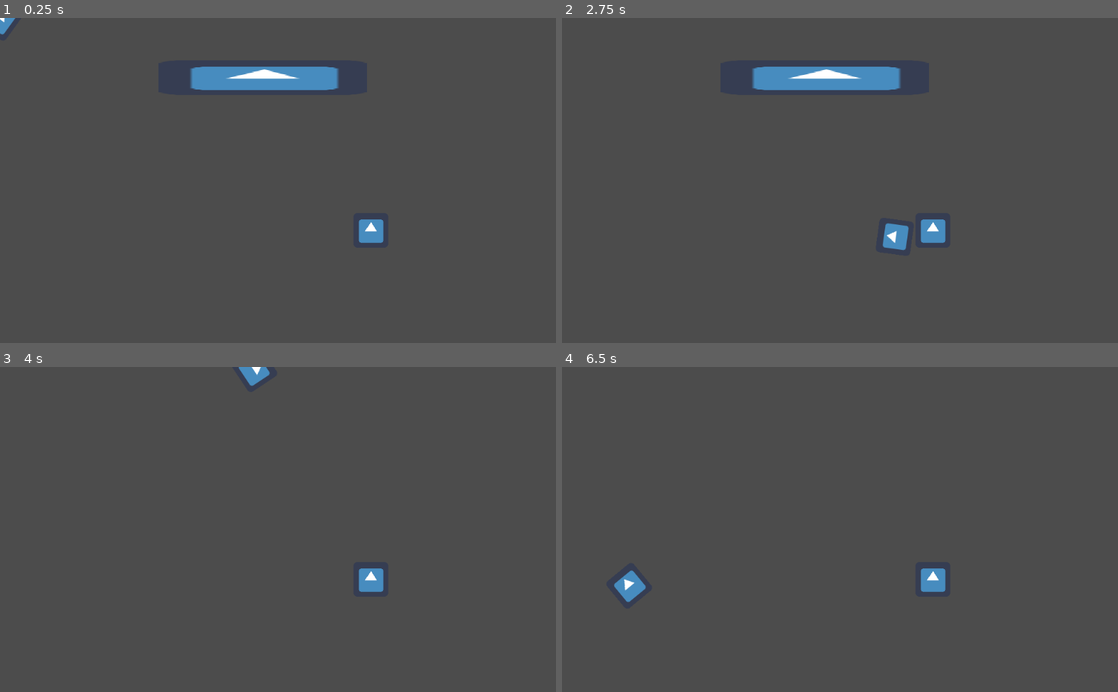
Above: before the commit, frames 1-4 (two rows, left to right).
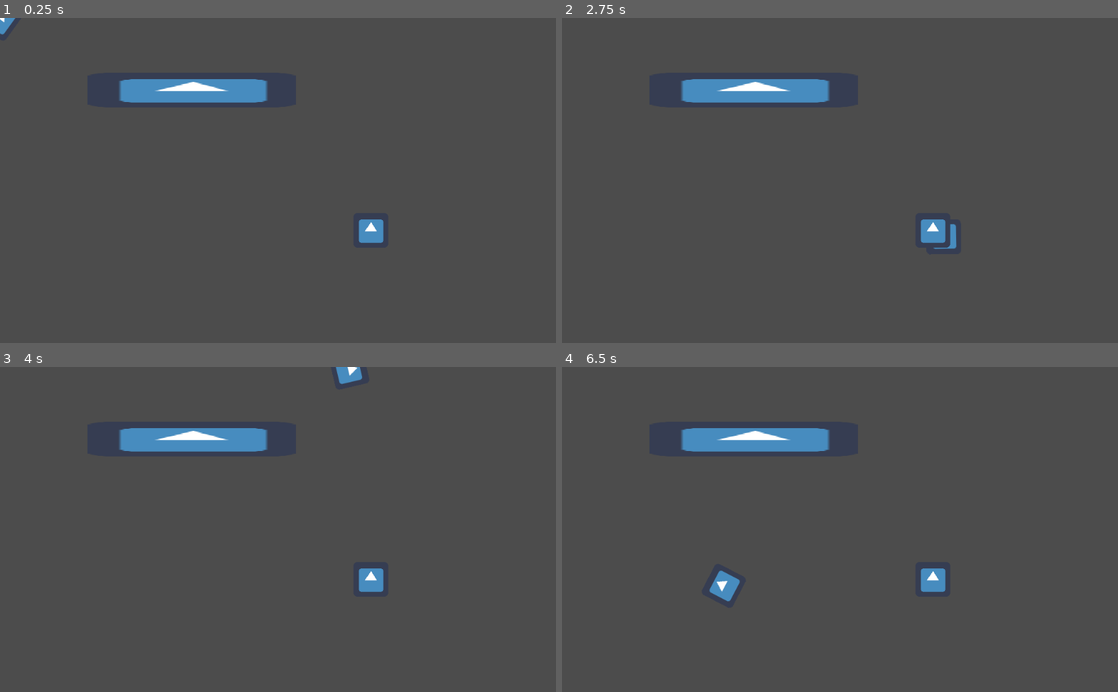
Above: after the commit, the same moments.

Repository: K2rlXYZ/Mits-Jam
Game: Godot game, scene res://Scenes/Levels/World.tscn
The game is run twice, just before and just after one commit, with the same random seed, the same clock (stepped at 60 frames per second) and the same inputs. The engine's default icon, where the game draws it, is replaced by a stand-in: a white triangle on a blue panel in a dark square.
Inputs (mouse positions are in pixels of both pictures, inside the frame that each line leads up to):
- Up to frame 1 (0.25 s): no input
- Up to frame 2 (2.75 s): tap Enter at 0.5 s; move the mouse to (962, 164) at 0.52 s; hold D (move_right) 0.53-1.28 s; tap Q (drop) at 0.6, 1.55, 2.1 s; tap E (pick_up) at 0.8, 1.35, 2.3 s; move the mouse to (728, 196) at 1.27 s; hold S (move_down) 1.28-2.03 s; move the mouse to (895, 109) at 2.02 s; hold D (move_right) from 2.03 s (still down)
- Up to frame 3 (4 s): move the mouse to (250, 594) at 2.77 s; release D (move_right) at 2.78 s; hold W (move_up) 2.78-3.53 s; tap E (pick_up) at 2.85, 3.8 s; tap Q (drop) at 3.05, 3.6 s; move the mouse to (444, 578) at 3.52 s; hold A (move_left) from 3.53 s (still down)
- Up to frame 4 (6.5 s): move the mouse to (673, 480) at 4.27 s; tap E (pick_up) at 4.35, 5.3, 5.85 s; tap Q (drop) at 4.55, 5.1, 6.05 s; move the mouse to (867, 529) at 5.02 s; release A (move_left) at 5.03 s; hold S (move_down) 5.03-5.78 s; move the mouse to (756, 448) at 5.77 s; hold D (move_right) from 5.78 s (still down)

The runs differ from the first frame. In frame 1, 3.0% of the frame differs, in the area x 21-61%, y 14-27%; in frame 2, 3.4%, in the area x 21-71%, y 14-72%; in frame 3, 2.3%; in frame 4, 2.6%.

Commit message:
fixed pickup

Diff:
--- a/Player.gd
+++ b/Player.gd
@@ -5,7 +5,8 @@
 export var drag = 0.9
 var move_dir = Vector2.ZERO
 var speed = Vector2.ZERO
-
+var has_weapon = false
+var weapon = null
 
 func _ready():
 	pass
@@ -22,11 +23,18 @@
 		move_dir.y += 1
 
 	#pick up a weapon
-	if Input.is_action_just_pressed("pick_up"):
+	if Input.is_action_just_pressed("pick_up") and has_weapon == false:
 		for body in $Area2D.get_overlapping_bodies():
-			print("pede")
 			if body.is_in_group("Weapons"):
-				body.queue_free()
+				reparent(body, self)
+				has_weapon = true
+				weapon = body
+				if weapon:
+					weapon.position = Vector2.ZERO
+	if Input.is_action_just_pressed("drop") and has_weapon == true:
+		reparent(weapon, self.get_parent())
+		weapon.position = position
+		has_weapon = false
 
 
 func _physics_process(delta):
@@ -35,5 +43,12 @@
 	move_and_slide(speed)
 
 
+
 	# Rotate player towards mouse
 	get_node("Sprite").rotation = lerp_angle(get_node("Sprite").rotation, get_global_mouse_position().angle_to_point(position), 0.1)
+
+
+func reparent(child: Node, new_parent: Node):
+	var old_parent = child.get_parent()
+	old_parent.remove_child(child)
+	new_parent.add_child(child)
--- a/Scenes/Levels/Weapon.tscn
+++ b/Scenes/Levels/Weapon.tscn
@@ -6,8 +6,6 @@
 
 [node name="Weapon" type="StaticBody2D" groups=["Weapons"]]
 scale = Vector2( 2, 2 )
-collision_layer = 512
-collision_mask = 2
 
 [node name="Sprite" type="Sprite" parent="."]
 scale = Vector2( 3, 0.5 )
--- a/Scenes/Levels/World.tscn
+++ b/Scenes/Levels/World.tscn
@@ -12,4 +12,4 @@
 position = Vector2( 683, 392 )
 
 [node name="Weapon" parent="." instance=ExtResource( 4 )]
-position = Vector2( 484, 110 )
+position = Vector2( 353, 133 )
--- a/Scenes/Objects/Player.tscn
+++ b/Scenes/Objects/Player.tscn
@@ -8,6 +8,8 @@
 [sub_resource type="CircleShape2D" id=2]
 
 [node name="Player" type="KinematicBody2D"]
+collision_layer = 2
+collision_mask = 2
 script = ExtResource( 2 )
 
 [node name="Sprite" type="Sprite" parent="."]
Not shown, added: Assets/Weapons/baseball_bat.png.import
